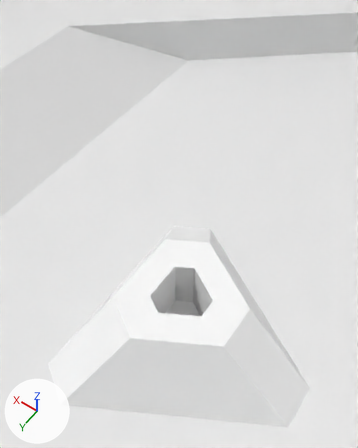
What one commit did to the Blender file assets/lvl/Vashti Square.blend.
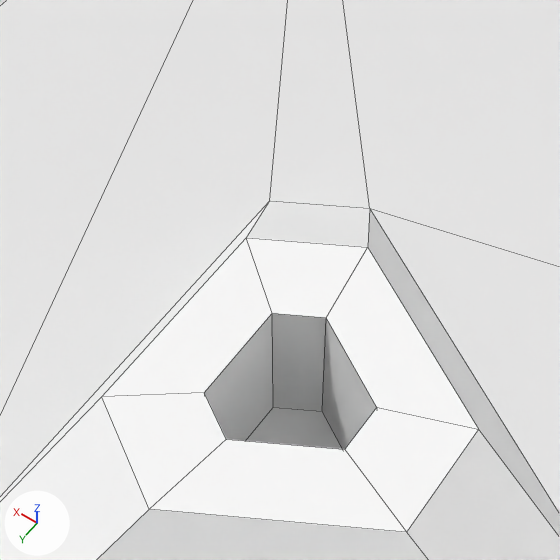
Each version is shown from a 50 mm camera at (35.55, 4.36, 7.71) aimed at (39.48, -1.14, -0.93), then close up on the part from 21% to 78% of the width and 34% to 80% of the height. Lighting does not change. The marker at lower left points along +X, +Y and +Z. The close-ups show mesh edges as thin lines.

Script lines for the objects in view, before the commit:
```python
me_concept3_001 = bpy.data.meshes.new('concept3.001')
me_concept3_001.from_pydata(...)  # 1119 vertices, 1039 faces; spans x -66.4..66.4, y -62.8..62.8, z -7.5..14.4
# faces by material slot: [974, 65]
me_concept3_001.materials.append(mat_default)  # white #ececec
me_concept3_001.materials.append(mat_inaccessible)  # green #00ffae
me_cube_003 = bpy.data.meshes.new('Cube.003')
me_cube_003.from_pydata(...)  # 24 vertices, 19 faces; spans x -2.0..3.12, y -2.96..2.96, z 0.0..1.76
# faces by material slot: [13, 6]
me_cube_003.materials.append(mat_default_001)  # white #ffffff
me_cube_003.materials.append(mat_inaccessible_001)  # white #ffffff
# before: 6 (0.64, 0.22, 1.76) at pixel (226, 439), 7 (0.64, -0.22, 1.76) at pixel (204, 392), 8 (-0.51, 0.44, 1.76) at pixel (376, 407), 9 (0.64, 0.22, 0.25), 10 (0.64, -0.22, 0.25)
# before: 11 (-0.51, 0.44, 0.25), 12 (-0.13, 0.66, 0.25), 13 (-0.13, -0.66, 0.25) at pixel (273, 407), 14 (-0.51, -0.44, 0.25) at pixel (322, 411), 15 (-0.13, 0.66, 1.76) at pixel (344, 449)
# before: 16 (-0.13, -0.66, 1.76) at pixel (272, 313), 17 (-0.51, -0.44, 1.76) at pixel (326, 317), 18 (-0.24, 1.43, 1.76) at pixel (406, 532), 19 (1.36, 0.51, 1.76) at pixel (149, 509), 20 (1.36, -0.51, 1.76) at pixel (101, 396)
# before: 21 (-0.24, -1.43, 1.76) at pixel (246, 237), 22 (-1.12, -0.93, 1.76) at pixel (367, 247), 23 (-1.12, 0.93, 1.76) at pixel (478, 429)
ob_concept3_001 = bpy.data.objects.new('concept3.001', me_concept3_001)
ob_concept3_001.location = (0.0, 0.0, 0.0)
ob_cube_000_proxy = bpy.data.objects.new('Cube.000_proxy', me_cube_003)
ob_cube_000_proxy.location = (38.59, 0.0, -3.2)
ob_cube_000_proxy.rotation_euler = (0.0, 0.0, 1.047)  # degrees (0, 0, 60)
```
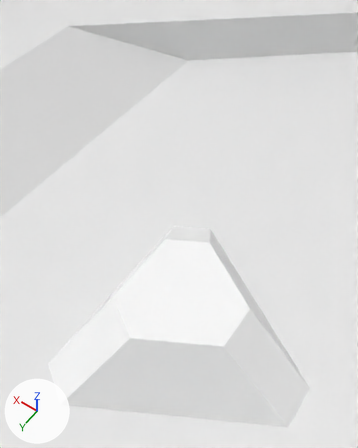
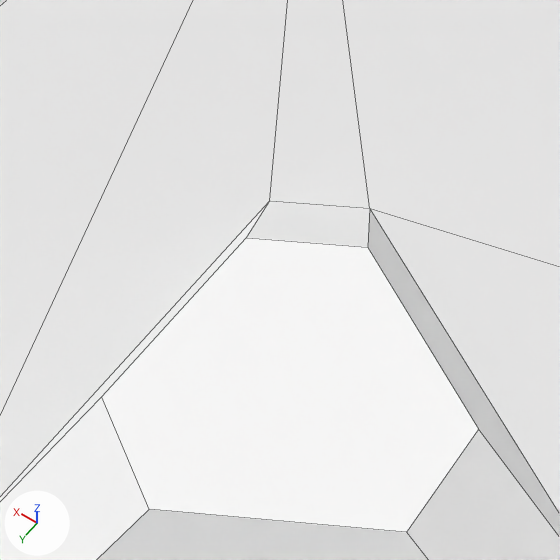
What differs and where, as boxes [x1, y1, x2, y2] in the close-ups (560 x 560 px):
```json
{"part": 1, "of": "me_cube_003", "change": "cut back", "before": [102, 238, 479, 532], "after": [102, 238, 479, 532]}
```

The change, as JSON lines over the scene's bpy script:
```json
{"block": "me_cube_003", "where": "me_cube_003.from_pydata(...)  # 24 vertices, 19 faces; spans x -2.0..3.12, y -2.96..2.96, z 0.0..1.76"}
{"block": "me_cube_003", "where": "# used by ob_cube_000_proxy; location = (38.59, 0.0, -3.2); rotation_euler = (0.0, 0.0, 1.047), in degrees (0, 0, 60)"}
{"block": "me_cube_003", "where": "# verts and faces of me_cube_003; kept vertices keep their numbers, new ones are numbered from 24"}
{"block": "me_cube_003", "change": "me_cube_003 part 1"}
{"op": "add", "block": "me_cube_003", "code": "delete_vertices([*range(6, 18)])  # with the faces that use them"}
{"op": "add", "block": "me_cube_003", "code": "faces += [(18, 23, 22, 21, 20, 19)]"}
{"op": "remove", "block": "me_cube_003", "code": "me_cube_003.materials.append(mat_inaccessible_001)  # white #ffffff"}
```
